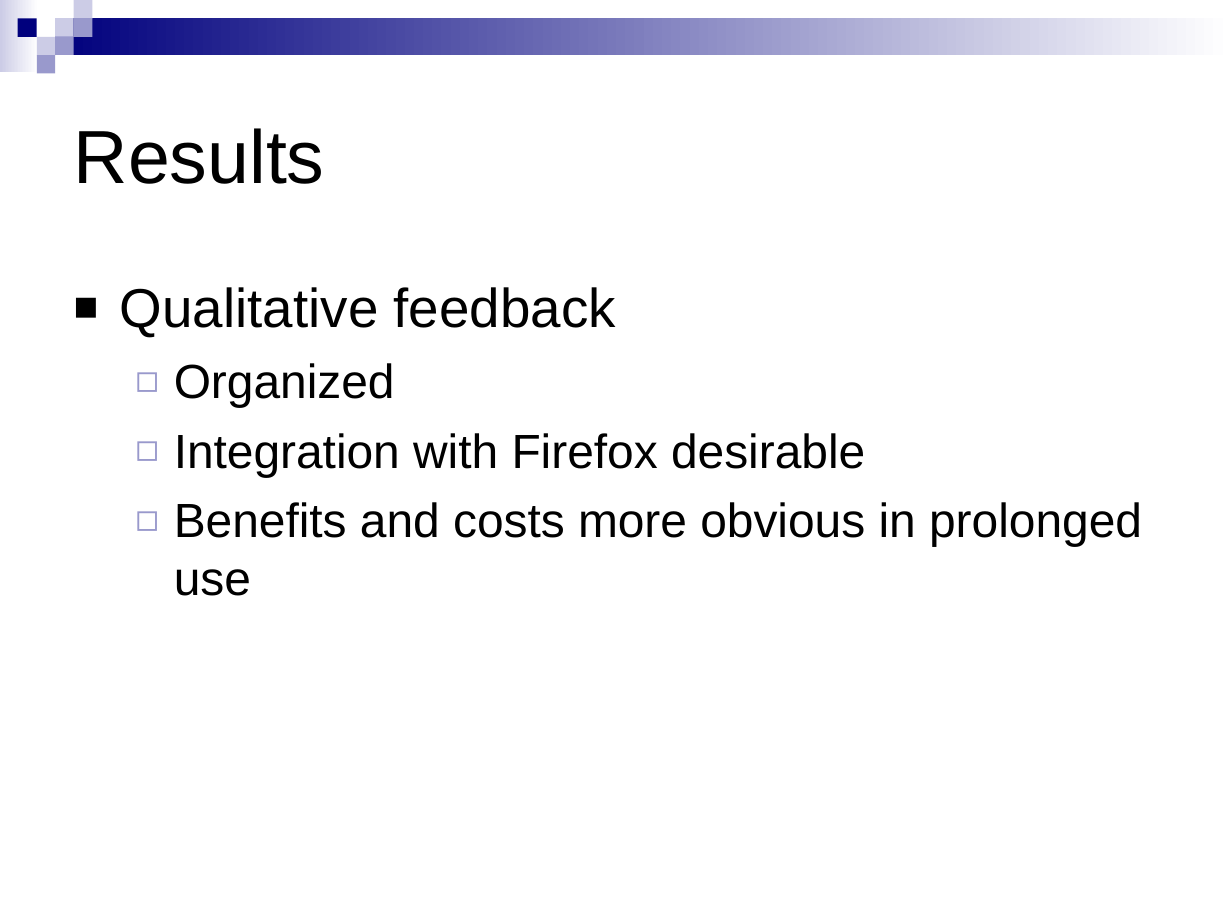
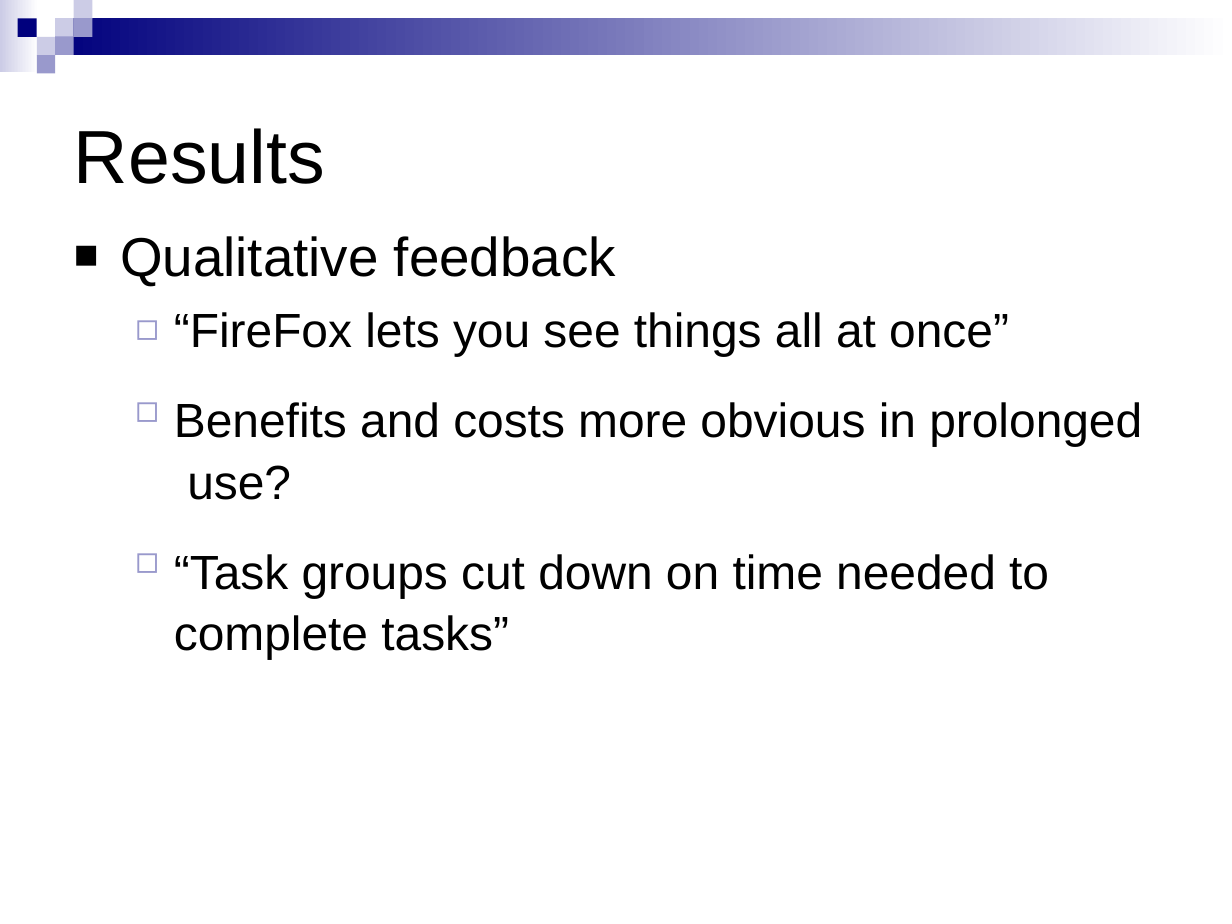
Before and after one commit to yatsek/tabfour, a slide deck: slide 19 of Tab4/doc/544 Phase 3 presentation.ppt (slide 18 before the commit). Drawn at 1232x924 pixels with LibreOffice and Linux fonts; fonts in the diff are those of the drawing. Boxes give left, top, right and bottom in pixels: in the first picture for what was removed or moved away, otherwise in the second. Text is boxed around its words. In the diff, an @@ line names an element or a change of style, - is before the commit and + after.

Commit message:
tweaked the slides - qualitative section

```diff
--- a/Tab4/doc/544 Phase 3 presentation.ppt
+++ b/Tab4/doc/544 Phase 3 presentation.ppt
@@ text "Qualitative feedback": place and size @@
-text "Qualitative feedback" at <box>120,287,1142,596</box>
+text "Qualitative feedback" at <box>120,236,1142,659</box>
@@ text at <box>174,312,1142,659</box>: text changed @@
-  ◻ Organized
-  ◻ Integration with Firefox desirable
-  ◻ Benefits and costs more obvious in prolonged use
+  ◻ “FireFox lets you see things all at once”
+  ◻ Benefits and costs more obvious in prolonged use?
+  ◻ “Task groups cut down on time needed to complete tasks”
```
Also in this commit, not shown: 2 other slides changed, 1 slide added.
